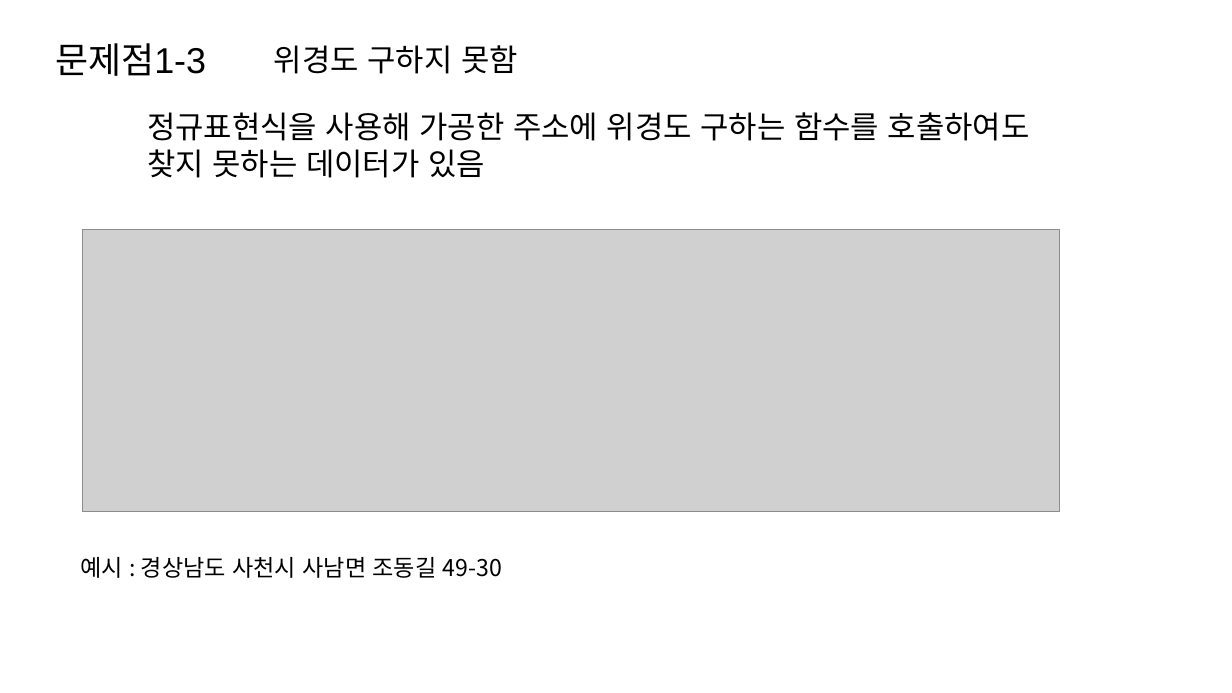
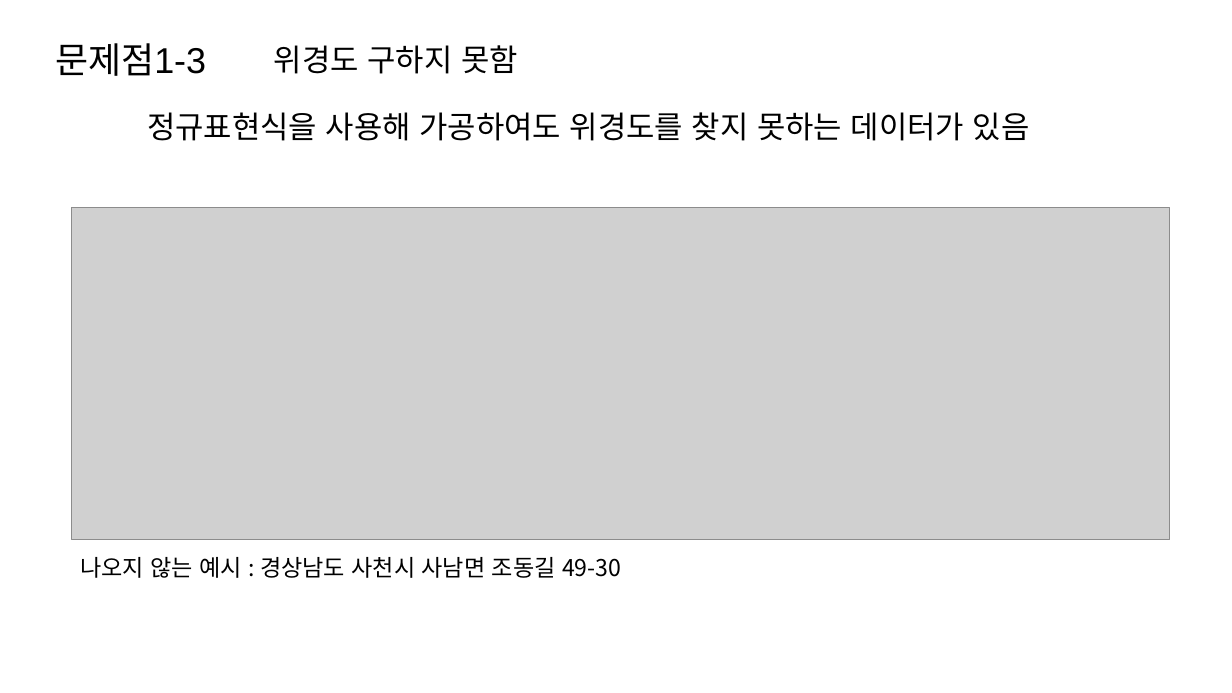
Before and after one commit to dev-hw/SeSAC-live_map, a slide deck: slide 18 of 230810.pptx (slide 15 before the commit). Drawn at 1232x693 pixels with LibreOffice and Linux fonts; fonts in the diff are those of the drawing; grey boxes stand for pictures. Boxes give left, top, right and bottom in pixels: in the first picture for what was removed or moved away, otherwise in the second. Text is boxed around its words. In the diff, an @@ line names an element or a change of style, - is before the commit and + after.

```diff
--- a/230810.pptx
+++ b/230810.pptx
@@ text at (x1=147, y1=112, x2=1030, y2=141): text changed @@
-정규표현식을 사용해 가공한 주소에 위경도 구하는 함수를 호출하여도 찾지 못하는 데이터가 있음
+정규표현식을 사용해 가공하여도 위경도를 찾지 못하는 데이터가 있음
@@ picture resized from (x1=82, y1=229, x2=1060, y2=512) to (x1=71, y1=207, x2=1170, y2=539) @@
@@ text at (x1=80, y1=557, x2=621, y2=578): text changed @@
-예시 : 경상남도 사천시 사남면 조동길 49-30
+나오지 않는 예시 : 경상남도 사천시 사남면 조동길 49-30
```
Also in this commit, not shown: 5 other slides changed, 8 slides added, 1 slide removed.
